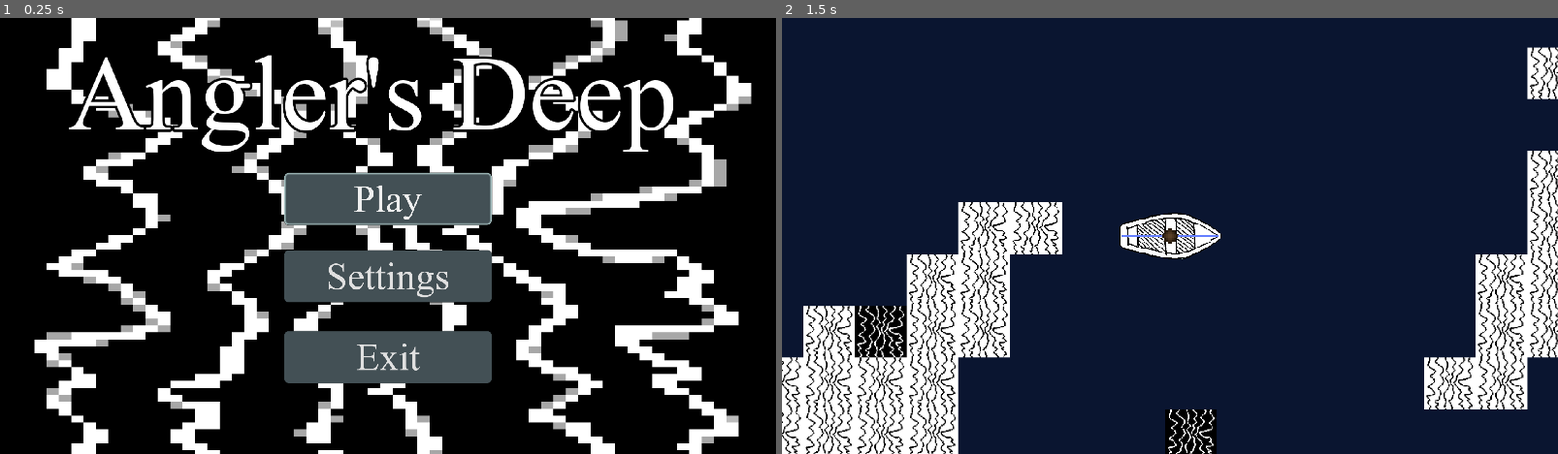
Above: before the commit, frames 1-2 (left to right).
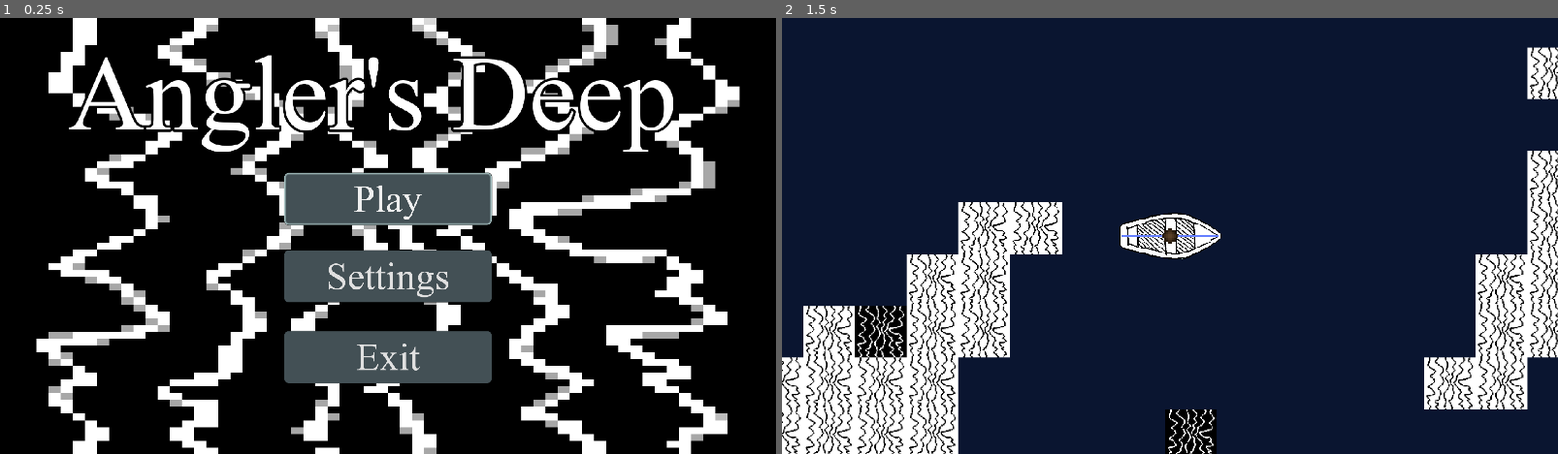
Above: after the commit, the same moments.

Repository: henryTschudy/AnglersDeep
Game: Godot game, scene res://scenes/main_menu.tscn
Same seed, same stepped clock (60 frames per second), same inputs: the game is played once before the commit and once after it.
Inputs (mouse positions are in pixels of both pictures, inside the frame that each line leads up to):
- Up to frame 1 (0.25 s): no input
- Up to frame 2 (1.5 s): click "Play" at 0.5 s; tap Enter at 1.25 s; drag from (1170, 236) to (1247, 140) at 1.27 s

The runs differ from the first frame. In frame 1, 10% of the frame differs, in the area x 4-97%, y 0-100%; in frame 2, nothing differs.

Commit message:
reel scene should no longer freeze (or crash) the game
also slightly resized main menu background for my own sanity

Diff:
--- a/scenes/main_menu.tscn
+++ b/scenes/main_menu.tscn
@@ -13,8 +13,8 @@
 [node name="Node2D" type="Node2D"]
 
 [node name="Sprite" type="Sprite" parent="."]
-position = Vector2( 971.5, 538.499 )
-scale = Vector2( 30.5781, 17.1719 )
+position = Vector2( 960, 540.5 )
+scale = Vector2( 30, 16.8906 )
 texture = ExtResource( 1 )
 
 [node name="Title" type="RichTextLabel" parent="."]
--- a/scripts/reel_scene.gd
+++ b/scripts/reel_scene.gd
@@ -32,3 +32,6 @@
 
 func _on_reel_game_end(game_won: bool, fish_type: String):
 	reel_scene_manager.queue_free()
+
+	map.pause_mode = PAUSE_MODE_INHERIT
+	get_tree().set_pause(false)
--- a/scripts/slingshot_handle.gd
+++ b/scripts/slingshot_handle.gd
@@ -110,7 +110,7 @@
 
 		#projectile.move_and_slide(projectile_movement)
 		var last_collision = projectile.get_last_slide_collision()
-		if last_collision != null:
+		if last_collision != null && last_collision.get_collider() != null:
 			if last_collision.get_collider().has_meta("shadowfish"):
 				reset_projectile()
 				emit_signal("shadow_fish_collision", last_collision.get_collider())
